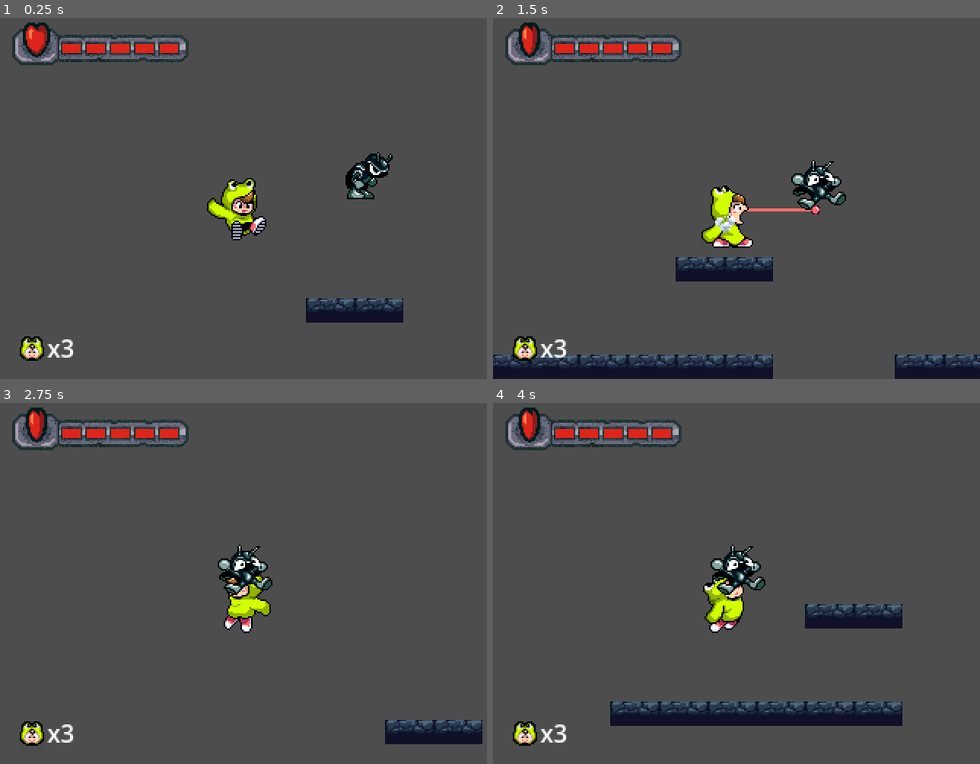
Above: before the commit, frames 1-4 (two rows, left to right).
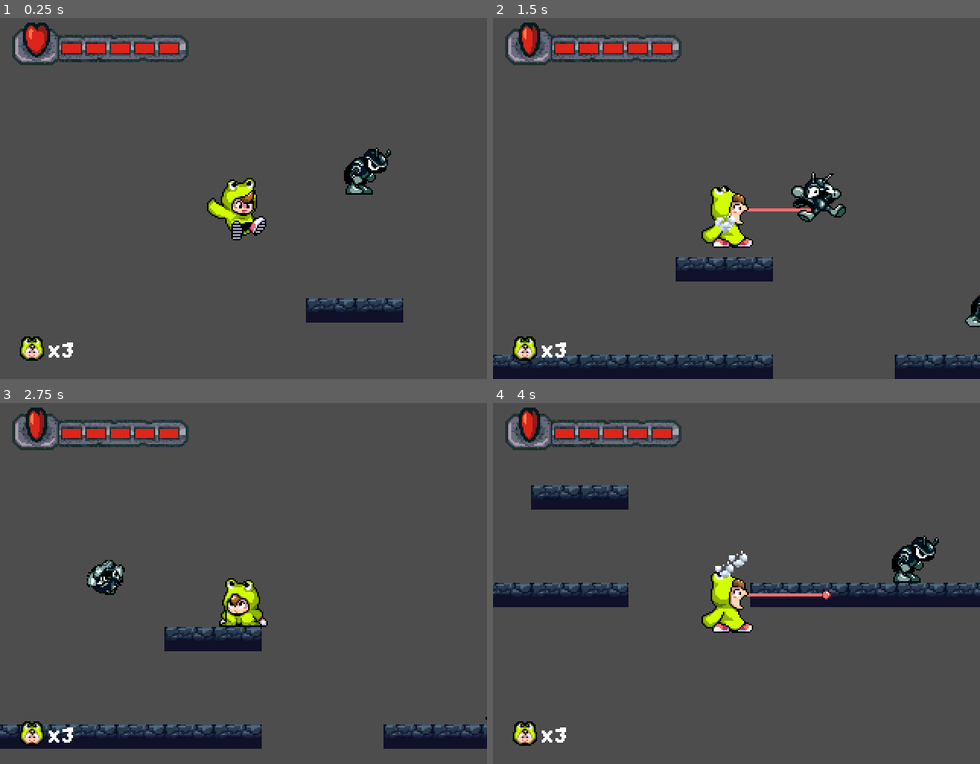
Above: after the commit, the same moments.

Repository: BlueElectric05/codename-kero
Game: Godot game, scene res://Scenes/Level/test.tscn
Same seed, same stepped clock (60 frames per second), same inputs: the game is played once before the commit and once after it.
Inputs:
- Up to frame 1 (0.25 s): no input
- Up to frame 2 (1.5 s): hold Down (kneel) 0.53-1.28 s; hold Right (right) from 0.53 s (still down); tap A (hop) at 0.77 s; tap S (lick) at 0.8, 1.35 s
- Up to frame 3 (2.75 s): tap A (hop) at 1.52 s; tap Down (kneel) at 1.55 s; release Right (right) at 2.03 s; hold Left (left) from 2.03 s (still down); hold Down (kneel) from 2.03 s (still down); tap S (lick) at 2.3 s
- Up to frame 4 (4 s): release Left (left) at 2.78 s; release Down (kneel) at 2.78 s; hold Right (right) from 2.78 s (still down); tap S (lick) at 2.85, 3.8 s; tap A (hop) at 3.02, 3.77 s; tap Down (kneel) at 3.05 s; hold Down (kneel) from 3.53 s (still down)

The runs differ from the first frame. In frame 1, 0.9% of the frame differs, in the area x 9-81%, y 35-95%; in frame 2, 1.4%; in frame 3, 7.9%; in frame 4, 14%, in the area x 0-100%, y 22-95%.

Commit message:
functional spitting attack
basic enemy dies after hitting another basicenemy via turned into projectile

Diff:
--- a/Scenes/Effects/Particles.tscn
+++ b/Scenes/Effects/Particles.tscn
@@ -3,6 +3,7 @@
 [ext_resource type="Script" uid="uid://mxgq854tw0fs" path="res://Scenes/Effects/particles.gd" id="1_kgkbq"]
 [ext_resource type="Texture2D" uid="uid://c0bei6g85ucwx" path="res://Asset/Sprites/Effects/dust.png" id="2_4uk3o"]
 [ext_resource type="Texture2D" uid="uid://cd5tksra16oou" path="res://Asset/Sprites/Effects/dustmini.png" id="3_hvhbh"]
+[ext_resource type="Texture2D" uid="uid://vd0f8crrm1qo" path="res://Asset/Sprites/Effects/spark.png" id="4_0qgu3"]
 
 [sub_resource type="CanvasItemMaterial" id="CanvasItemMaterial_hvhbh"]
 particles_animation = true
@@ -67,3 +68,16 @@
 initial_velocity_max = 20.0
 anim_speed_min = 1.0
 anim_speed_max = 1.0
+
+[node name="spark" type="CPUParticles2D" parent="." unique_id=453323464]
+z_index = 1
+emitting = false
+amount = 4
+texture = ExtResource("4_0qgu3")
+lifetime = 1.5
+one_shot = true
+speed_scale = 7.0
+spread = 180.0
+gravity = Vector2(0, 0)
+initial_velocity_min = 20.0
+initial_velocity_max = 20.0
--- a/Scenes/Effects/particles.gd
+++ b/Scenes/Effects/particles.gd
@@ -4,6 +4,7 @@
 @onready var dust2 = $dust2
 @onready var charge = $charge
 @onready var dustsplode = $dustsplode
+@onready var spark = $spark
 
 func play_effect(effect_name: String, position: Vector2):
 	var effect: Node2D = null
@@ -17,6 +18,8 @@
 			effect = charge
 		"dustsplode":
 			effect = dustsplode
+		"spark":
+			effect = spark
 
 	if effect:
 		effect.global_position = position
--- a/Scenes/Entities/Player/Player.tscn
+++ b/Scenes/Entities/Player/Player.tscn
@@ -120,16 +120,17 @@
 
 [sub_resource type="Animation" id="Animation_td8ue"]
 resource_name = "bloated_walk"
+length = 0.40000668
 loop_mode = 1
-step = 0.16666667
-tracks/0/type = "value"
-tracks/0/imported = false
-tracks/0/enabled = true
-tracks/0/path = NodePath(".:frame")
-tracks/0/interp = 1
-tracks/0/loop_wrap = true
-tracks/0/keys = {
-"times": PackedFloat32Array(0, 0.16666667, 0.33333334, 0.5, 0.6666667, 0.8333333),
+step = 0.06666667
+tracks/0/type = "value"
+tracks/0/imported = false
+tracks/0/enabled = true
+tracks/0/path = NodePath(".:frame")
+tracks/0/interp = 1
+tracks/0/loop_wrap = true
+tracks/0/keys = {
+"times": PackedFloat32Array(0, 0.06666667, 0.13333334, 0.2, 0.26666668, 0.33333334),
 "transitions": PackedFloat32Array(1, 1, 1, 1, 1, 1),
 "update": 1,
 "values": [12, 13, 14, 15, 16, 17]
--- a/Scenes/Entities/Player/animation.gd
+++ b/Scenes/Entities/Player/animation.gd
@@ -11,7 +11,6 @@
 var current_state = State.IDLE
 
 func _process(_delta: float) -> void:
-	# 1. Safety Guard: Prevents the "Nil" access crash if player isn't loaded/assigned yet
 	if not player_controller:
 		return
 
@@ -48,12 +47,9 @@
 	if player_controller.hp <= 0:
 		return State.DEATH
 
-	# Hurt takes priority over everything else
 	if player_controller.is_knockback and not player_controller.is_on_floor():
 		return State.HURT
 
-	# Lock animation state to LICK/SPIT if player is actively attacking.
-	# Bloated players spit their eaten enemy instead of using the tongue.
 	if player_controller.current_state == player_controller.State.ATTACK:
 		return State.SPIT if player_controller.is_bloated else State.LICK
 
@@ -65,6 +61,7 @@
 			return State.WALK_BLOATED if player_controller.is_bloated else State.WALK
 		else:
 			return State.IDLE_BLOATED if player_controller.is_bloated else State.IDLE
+
 	# Airborne States
 	else:
 		if player_controller.velocity.y < 0:
@@ -116,7 +113,7 @@
 		State.LICK:
 			animplay.play("attack")
 		State.SPIT:
-			animplay.play("bloated_attack")
+			animplay.play("attack")
 		State.HURT:
 			animplay.play("hurt")
 		State.DEATH:
--- a/Scenes/Entities/Player/player.gd
+++ b/Scenes/Entities/Player/player.gd
@@ -79,7 +79,7 @@
 
 func _ready() -> void:
 	hp = max_hp
-
+	add_to_group("player")
 	inv_timer.wait_time = INVULN_TIME
 	inv_timer.one_shot = true
 	inv_timer.timeout.connect(_on_invuln_timer_timeout)
@@ -113,7 +113,6 @@
 
 	if Input.is_action_just_pressed("lick") and not is_knockback and current_state != State.KO and current_state != State.ATTACK and current_state != State.KNEEL:
 		if is_bloated:
-			# Bloated: attack button spits the eaten enemy instead of using the tongue
 			if tongue.current_state == TongueAttack.TongueState.INACTIVE:
 				current_state = State.ATTACK
 				_start_spit_attack()
@@ -254,7 +253,9 @@
 		return
 
 	direction = Input.get_axis("left", "right")
-	is_kneeling = Input.is_action_pressed("kneel")
+
+	if not is_bloated:
+		is_kneeling = Input.is_action_pressed("kneel")
 
 	if direction != 0:
 		last_facing = int(sign(direction))
@@ -314,20 +315,6 @@
 	if is_invulnerable:
 		return
 
-	if is_bloated:
-		# Bloated players die instantly on contact with another enemy:
-		# the eaten enemy is lost, the player is knocked back, and dies on the spot.
-		is_bloated = false
-		if is_instance_valid(last_eaten_enemy):
-			last_eaten_enemy.queue_free()
-		last_eaten_enemy = null
-		apply_knockback()
-		AudioManager.play_unique(AudioManager.ouch)
-		hp = 0
-		progress_bar.value = hp
-		is_ko = true
-		return
-
 	hp -= 1
 	progress_bar.value = hp
 
--- a/Scenes/Entities/basicenemy.gd
+++ b/Scenes/Entities/basicenemy.gd
@@ -5,32 +5,34 @@
 
 var direction = 1
 const SPEED = 30.0
-const KNOCKBACK_FORCE = 60.0
-const KNOCKBACK_DURATION = 0.1
-const BLINK_INTERVAL = 0.01
+@export var KNOCKBACK_FORCE_MIN: float = 40.0
+@export var KNOCKBACK_FORCE_MAX: float = 90.0
+@export var KNOCKBACK_DURATION: float = 1.0
+@export var DEATH_FRICTION: float = 0.15
 
 # --- Projectile (post-swallow) tuning ---
 const PROJECTILE_SPEED = 220.0
 const PROJECTILE_LIFETIME = 2.0
 
 @onready var animation = $AnimatedSprite2D
+@onready var animation_player: AnimationPlayer = $AnimationPlayer
 @onready var timerwalk = $Timerwalk
 @onready var timerstop = $Timerstop
 @onready var collision_shape = $Area2D/HurtBox
 @onready var hitbox = $HitBox
-@onready var player = %Player
+@onready var player : PlayerController = get_tree().get_first_node_in_group("player")
 
 @export var gravity : int = 700
 var is_moving = true
 
 var hp = 2
 var knockback_time = 0.0
-var blink_timer = 0.0
 var is_caught = false  # Guard flag to stop enemy movement calculations immediately
 
 var is_swallowed = false   # True while dormant inside the player, waiting to be spat out
 var is_projectile = false  # True while flying back out as the player's spit attack
 var _projectile_timer = 0.0
+var is_dead = false
 
 func _ready():
 	add_to_group("enemies")
@@ -41,20 +43,15 @@
 	animation.flip_h = false
 
 func _physics_process(delta):
-	# Dormant inside the player after being swallowed - do nothing until fired
 	if is_swallowed:
 		return
 
-	# Flying back out as the player's spit attack
 	if is_projectile:
 		_process_projectile(delta)
 		return
 
-	# If caught by the tongue, lock to catcher's position and skip regular AI/physics
 	if is_caught and catcher:
-		global_position = catcher.global_position
-
-		# Detect when the tongue has fully re-entered the player's mouth (INACTIVE state)
+		global_position = catcher.global_position + offSet
 		if player and player.tongue.current_state == TongueAttack.TongueState.INACTIVE:
 			_get_swallowed()
 		return
@@ -62,29 +59,28 @@
 	if not is_on_floor():
 		velocity.y += gravity * delta
 
+	# --- DEAD: locked into death pose forever, just let physics settle ---
+	if is_dead:
+		animation.visible = true
+		play_anim("hurt")
+		if knockback_time > 0:
+			knockback_time -= delta
+		else:
+			velocity.x = lerp(velocity.x, 0.0, DEATH_FRICTION)   # slide to a stop, don't drift forever
+		move_and_slide()
+		return
+
 	if knockback_time > 0:
 		knockback_time -= delta
-		blink_timer -= delta
-		if blink_timer <= 0:
-			animation.visible = not animation.visible
-			blink_timer = BLINK_INTERVAL
 	else:
-		animation.visible = true
-
 		if is_moving:
 			play_anim("walk")
 			velocity.x = direction * SPEED
-		elif not is_moving and hp <= 0:
-			play_anim("hurt")
-			hitbox.set_deferred("disabled", true)
 		else:
 			play_anim("idle")
 			velocity.x = 0
 
 	move_and_slide()
-
-	if hp == 0:
-		collision_shape.set_deferred("disabled", true)
 
 func _on_timerwalk_timeout():
 	if is_caught: return
@@ -100,27 +96,32 @@
 	timerwalk.start()
 	timerstop.stop()
 
-func reduceHp():
+func reduceHp(hit_dir: int = 0):
+	if is_dead:
+		return
+	hp -= 1
+	knockback(hit_dir)
+	if hp <= 0:
+		dead()
+	else:
+		play_anim("hurt")
+
+func knockback(hit_dir: int = 0):
+	Particles.play_effect("spark", global_position)
+	knockback_time = KNOCKBACK_DURATION
+	var force = randf_range(KNOCKBACK_FORCE_MIN, KNOCKBACK_FORCE_MAX)
+	var dir = hit_dir if hit_dir != 0 else direction
+	velocity.x = dir * force
+	hitbox.set_deferred("disabled", true)
+
+func dead():
+	is_dead = true
+	is_moving = false
+	timerwalk.stop()
+	timerstop.stop()
+	hitbox.set_deferred("disabled", true)
+	collision_shape.set_deferred("disabled", true)
 	play_anim("hurt")
-	hp -= 1
-	if hp > 0:
-		knockback()
-	else:
-		dead()
-
-func knockback():
-	knockback_time = KNOCKBACK_DURATION
-	blink_timer = BLINK_INTERVAL
-	velocity.x = -direction * KNOCKBACK_FORCE
-	hitbox.set_deferred("disabled", true)
-
-func dead():
-	hitbox.set_deferred("disabled", true)
-	knockback()
-	play_anim("hurt")
-	if hp <= 0:
-		hitbox.set_deferred("disabled", true)
-		is_moving = false
 
 # This matches the method requested by your tongue system script: body.get_caught(tip_sprite)
 func get_caught(new_catcher: Node2D):
@@ -143,7 +144,6 @@
 func _on_area_2d_body_entered(body: Node2D) -> void:
 	if is_caught: return
 
-	# While flying back out as a projectile: hurt other enemies, ignore the player who fired us
 	if is_projectile:
 		if body == player:
 			return
@@ -165,50 +165,49 @@
 		animation.play("idle")
 
 # ==========================================
-# SWALLOW / SPIT (bloated player mechanic)
+# SWALLOW / SPIT
 # ==========================================
 
-# Called once the tongue has fully retracted with this enemy caught in it.
-# Instead of being destroyed, the enemy goes dormant and hides inside the
-# player until it's fired back out as the "spit" attack.
 func _get_swallowed() -> void:
-	print("swallowed called, player = ", player)
 	is_caught = false
 	is_swallowed = true
 	visible = false
 	velocity = Vector2.ZERO
-
-	if player:
-		if "last_eaten_enemy" in player:
-			player.last_eaten_enemy = self
-		if "is_bloated" in player:
-			player.is_bloated = true
-
-# Called by PlayerController when the bloated player uses their attack.
-# Reactivates this same enemy instance as a projectile fired from `origin`
-# in `facing_direction` (1 = right, -1 = left).
+	AudioManager.play_unique(AudioManager.swallow)
+	if not player:
+		push_warning("Dung swallowed but no player reference found (missing 'player' group?)")
+		return
+
+	if "last_eaten_enemy" in player:
+		player.last_eaten_enemy = self
+	if "is_bloated" in player:
+		player.is_bloated = true
+
+
 func fire_as_projectile(facing_direction: int, origin: Vector2) -> void:
 	is_swallowed = false
 	is_projectile = true
 	visible = true
-	global_position = origin
+	global_position = origin + offSet
 
 	direction = facing_direction if facing_direction != 0 else 1
 	animation.flip_h = direction < 0
 	velocity = Vector2(direction * PROJECTILE_SPEED, 0)
 	_projectile_timer = PROJECTILE_LIFETIME
 
-	# Keep the tongue-catch hitbox off, but re-enable the body hurtbox so this
-	# can register hits against other enemies while it flies.
 	hitbox.set_deferred("disabled", true)
 	collision_shape.set_deferred("disabled", false)
 
-	play_anim("walk")
+	play_anim("spat")
+	animation_player.play("spin")
 
 func _process_projectile(delta: float) -> void:
-	# Straight-line shot: no gravity applied while airborne as a projectile.
 	move_and_slide()
 
 	_projectile_timer -= delta
 	if _projectile_timer <= 0.0:
 		queue_free()
+
+func _on_visible_on_screen_enabler_2d_screen_exited() -> void:
+	if is_projectile or is_dead:
+		queue_free()
--- a/Scenes/Entities/dung.tscn
+++ b/Scenes/Entities/dung.tscn
@@ -152,6 +152,8 @@
 libraries/ = SubResource("AnimationLibrary_y1tm0")
 
 [node name="Area2D" type="Area2D" parent="." unique_id=431846159]
+collision_layer = 32
+collision_mask = 33
 
 [node name="HurtBox" type="CollisionShape2D" parent="Area2D" unique_id=705854852]
 position = Vector2(2, -16)
@@ -173,6 +175,11 @@
 [node name="Timerstop" type="Timer" parent="." unique_id=833397258]
 one_shot = true
 
+[node name="VisibleOnScreenEnabler2D" type="VisibleOnScreenEnabler2D" parent="." unique_id=1750197492]
+position = Vector2(-5, -22)
+rect = Rect2(-10, -10, 34, 33)
+
 [connection signal="body_entered" from="Area2D" to="." method="_on_area_2d_body_entered"]
 [connection signal="timeout" from="Timerwalk" to="." method="_on_timerwalk_timeout"]
 [connection signal="timeout" from="Timerstop" to="." method="_on_timerstop_timeout"]
+[connection signal="screen_exited" from="VisibleOnScreenEnabler2D" to="." method="_on_visible_on_screen_enabler_2d_screen_exited"]
--- a/Scenes/Level/test.tscn
+++ b/Scenes/Level/test.tscn
@@ -5,6 +5,7 @@
 [ext_resource type="Texture2D" uid="uid://bcq48kdhtq4f1" path="res://Asset/Sprites/User Interface/healthbar-quantized.png" id="3_suyhb"]
 [ext_resource type="Texture2D" uid="uid://d00be6ktyke3q" path="res://Asset/Sprites/User Interface/heartspin.png" id="4_ulvnh"]
 [ext_resource type="Texture2D" uid="uid://c17ppuxx184ma" path="res://Asset/Sprites/User Interface/kaeruicon.png" id="5_ulvnh"]
+[ext_resource type="FontFile" uid="uid://tpy28buc7uyd" path="res://Asset/Fonts/Boiled Pasta.ttf" id="6_gpvn2"]
 [ext_resource type="PackedScene" uid="uid://cuy7efptk2h24" path="res://Scenes/Entities/dung.tscn" id="6_y71pw"]
 
 [sub_resource type="TileSetAtlasSource" id="TileSetAtlasSource_suyhb"]
@@ -116,9 +117,12 @@
 
 [node name="Label" type="Label" parent="UI" unique_id=1776923888]
 offset_left = 31.0
-offset_top = 208.0
+offset_top = 214.0
 offset_right = 71.0
-offset_bottom = 231.0
+offset_bottom = 237.0
+theme_override_colors/font_outline_color = Color(0, 0, 0, 1)
+theme_override_fonts/font = ExtResource("6_gpvn2")
+theme_override_font_sizes/font_size = 16
 text = "x3"
 
 [node name="Enemies" type="Node" parent="." unique_id=1153324224]
Binary file added: Asset/Fonts/Boiled Pasta.ttf
Not shown, added: Asset/Fonts/Boiled Pasta.ttf.import
Binary file added: Asset/Sprites/Effects/spark.png
Not shown, added: Asset/Sprites/Effects/spark.png.import
